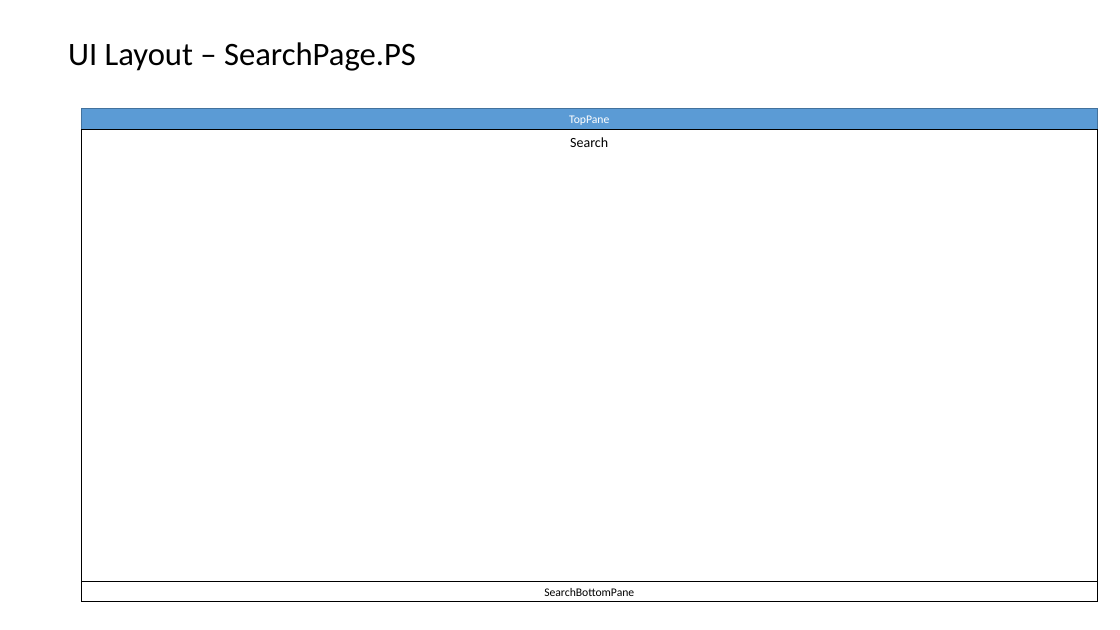
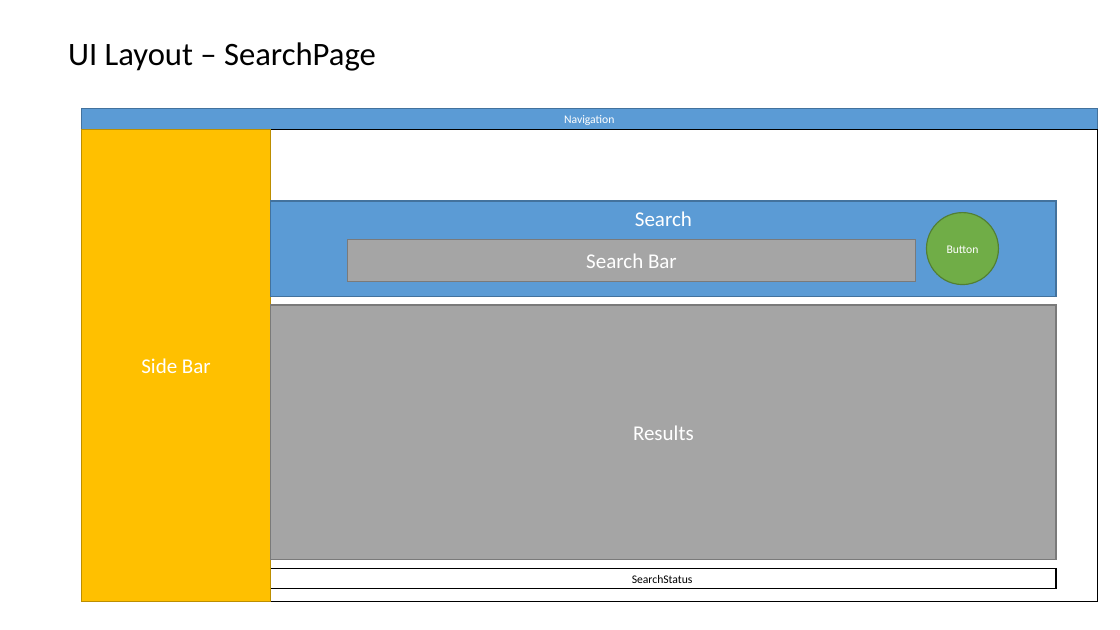
Before and after one commit to datim/squid, a slide deck: slide 23 of docs/design.pptx. Drawn at 1120x630 pixels with LibreOffice and Linux fonts; fonts in the diff are those of the drawing. Boxes give left, top, right and bottom in pixels: in the first picture for what was removed or moved away, otherwise in the second. Text is boxed around its words. In the diff, an @@ line names an element or a change of style, - is before the commit and + after.

```diff
--- a/docs/design.pptx
+++ b/docs/design.pptx
@@ text at [68, 42, 376, 71]: text changed @@
-UI Layout – SearchPage.PS
+UI Layout – SearchPage
@@ text in rectangle at [564, 115, 614, 125]: text changed @@
-TopPane
+Navigation
@@ rectangle added at [82, 129, 271, 602], fill #FFC000, outline #BD8E00 1 pt, 18 pt, text #FFFFFF @@
+Side Bar
@@ text in rectangle at [570, 137, 608, 147]: text removed @@
-Search
@@ rectangle added at [271, 201, 1056, 297], fill #5B9BD5, outline #43739E 1 pt, 18 pt, text #FFFFFF @@
+Search
@@ rectangle added at [348, 239, 917, 281], fill #A5A5A5, outline #7A7A7A 1 pt, 18 pt, text #FFFFFF @@
+Search Bar
@@ ellipse added at [927, 213, 999, 285], fill #70AD47, outline #538035 1 pt, 10 pt, text #FFFFFF @@
+Button
@@ rectangle added at [271, 305, 1056, 560], fill #A5A5A5, outline #7A7A7A 1 pt, 18 pt, text #FFFFFF @@
+Results
@@ rectangle "SearchStatus": place and size @@
-rectangle "SearchStatus" at [82, 581, 1097, 602]
+rectangle "SearchStatus" at [271, 568, 1056, 588]
@@ text in rectangle at [632, 575, 693, 583]: text changed @@
-SearchBottomPane
+SearchStatus
```
Also in this commit, not shown: 5 other slides changed, 11 other files.
